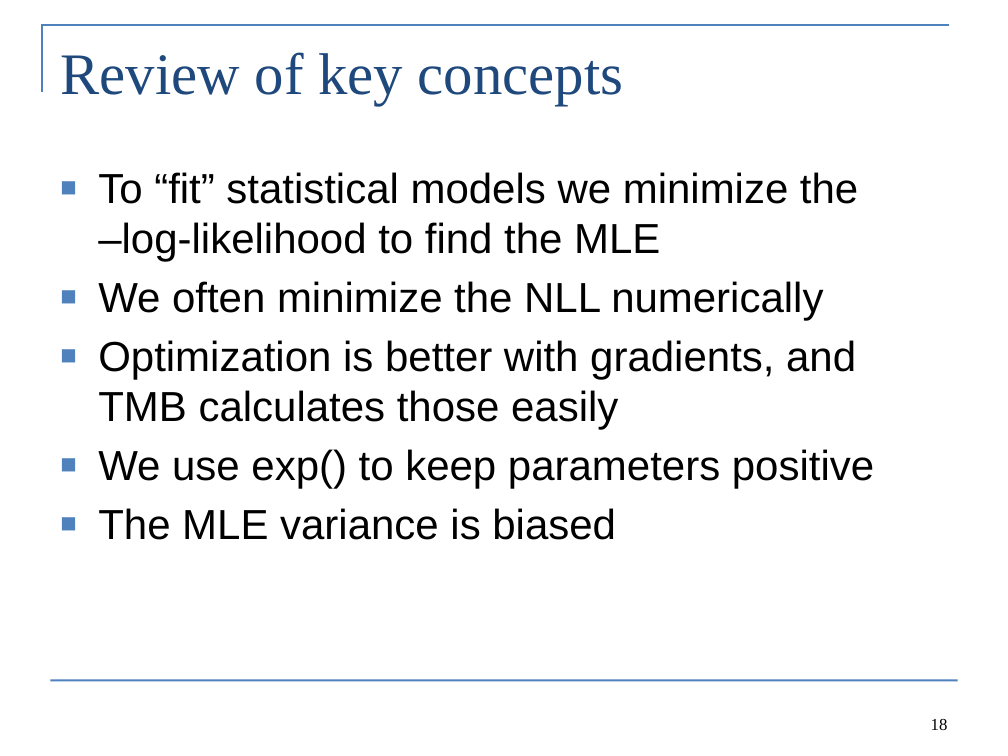
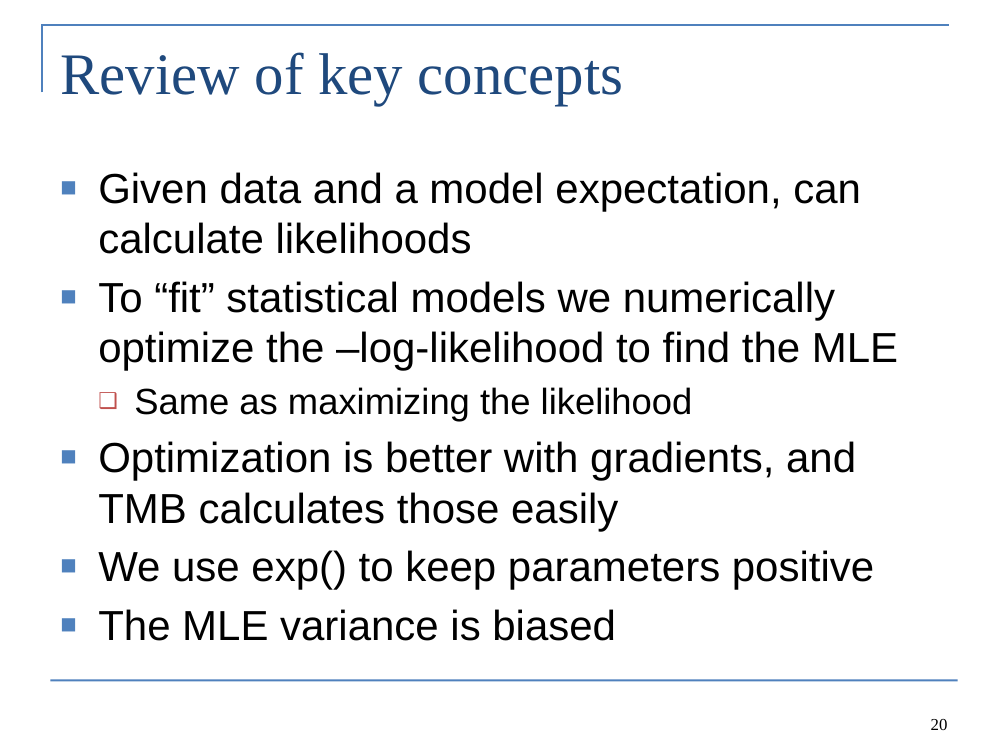
Before and after one commit to Cole-Monnahan-NOAA/tmb_workshop, a slide deck: slide 20 of day2/lecture2_maximum_likelihood_eng.pptx (slide 18 before the commit). Drawn at 1008x756 pixels with LibreOffice and Linux fonts; fonts in the diff are those of the drawing. Boxes give left, top, right and bottom in pixels: in the first picture for what was removed or moved away, otherwise in the second. Text is boxed around its words. In the diff, an @@ line names an element or a change of style, - is before the commit and + after.

```diff
--- a/day2/lecture2_maximum_likelihood_eng.pptx
+++ b/day2/lecture2_maximum_likelihood_eng.pptx
@@ text at bbox=[98, 172, 898, 422]: text changed @@
-■ To “fit” statistical models we minimize the
-  –log-likelihood to find the MLE
-■ We often minimize the NLL numerically
+■ Given data and a model expectation, can calculate likelihoods
+■ To “fit” statistical models we numerically optimize the –log-likelihood to find the MLE
+  ❑ Same as maximizing the likelihood
@@ page number at bbox=[931, 719, 948, 730]: text changed @@
-18
+20
```
Also in this commit, not shown: 6 other slides changed, 3 slides added, 1 slide removed, 2 other files.
